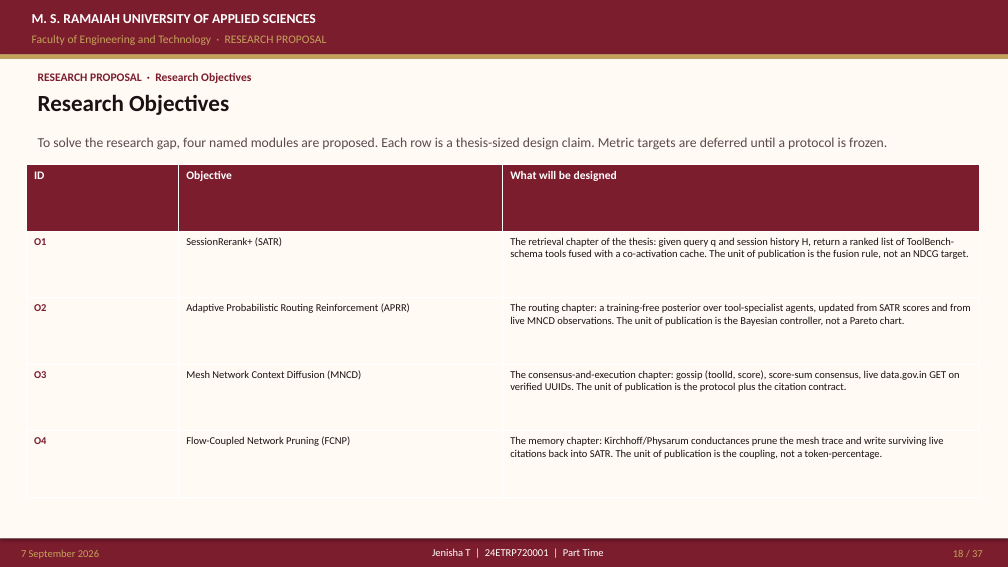
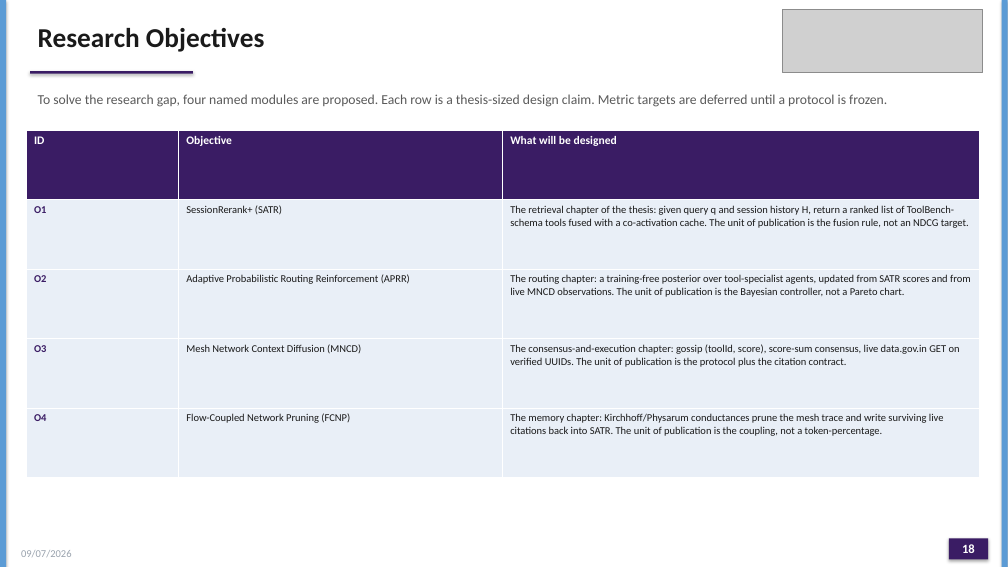
Before and after one commit to joyjeni/phd-agentic-ai-master, a slide deck: slide 18 of ACRS_PhD_Proposal_JenishaT_24ETRP720001.pptx. Drawn at 1008x567 pixels with LibreOffice and Linux fonts; fonts in the diff are those of the drawing; grey boxes stand for pictures. Boxes give left, top, right and bottom in pixels: in the first picture for what was removed or moved away, otherwise in the second. Text is boxed around its words. In the diff, an @@ line names an element or a change of style, - is before the commit and + after.

```diff
--- a/ACRS_PhD_Proposal_JenishaT_24ETRP720001.pptx
+++ b/ACRS_PhD_Proposal_JenishaT_24ETRP720001.pptx
@@ rectangle removed at (x1=0, y1=0, x2=1008, y2=54) @@
@@ rectangle added at (x1=0, y1=0, x2=6, y2=567), fill #5B9BD5 @@
@@ text "Research Objectives" moved from (x1=38, y1=94, x2=229, y2=115) to (x1=38, y1=28, x2=264, y2=52) @@
@@ text "Research Objectives" at (x1=38, y1=28, x2=264, y2=52): size 22 to 26 pt, text colour #1A1214 to #1A1A1A @@
@@ text removed at (x1=32, y1=14, x2=316, y2=23) @@
-M. S. RAMAIAH UNIVERSITY OF APPLIED SCIENCES
@@ picture added at (x1=783, y1=9, x2=983, y2=73) @@
@@ rectangle added at (x1=1002, y1=0, x2=1008, y2=567), fill #5B9BD5 @@
@@ rectangle removed at (x1=0, y1=54, x2=1008, y2=59) @@
@@ rectangle removed at (x1=0, y1=59, x2=1008, y2=538) @@
@@ text removed at (x1=32, y1=35, x2=326, y2=45) @@
-Faculty of Engineering and Technology · RESEARCH PROPOSAL
@@ text "To solve the research gap, ..." moved from (x1=38, y1=137, x2=887, y2=150) to (x1=38, y1=94, x2=887, y2=107) @@
@@ text "To solve the research gap, ..." at (x1=38, y1=94, x2=887, y2=107): text colour #5C4A4E to #5A5A5A @@
@@ rectangle added at (x1=30, y1=71, x2=193, y2=74), fill #3A1C64 @@
@@ text removed at (x1=38, y1=73, x2=251, y2=83) @@
-RESEARCH PROPOSAL · Research Objectives
@@ table at (x1=26, y1=130, x2=979, y2=478) @@
@@ fill #7C1D2E to #3A1C64 in row 1 @@
@@ fill #FFFAF3 to #E9EFF7 in 12 cells @@
@@ text colour #7C1D2E to #3A1C64 in "O1", "O2", "O3", "O4" @@
@@ text colour #1A1214 to #1A1A1A @@
@@ table resized from (x1=26, y1=165, x2=979, y2=498) to (x1=26, y1=130, x2=979, y2=478) @@
@@ rectangle removed at (x1=0, y1=538, x2=1008, y2=567) @@
@@ rectangle added at (x1=949, y1=538, x2=988, y2=560), fill #3A1C64 @@
@@ text at (x1=21, y1=550, x2=72, y2=557): text changed; text colour #C4A35A to #9AA3AE @@
-7 September 2026
+09/07/2026
@@ text removed at (x1=432, y1=548, x2=604, y2=556) @@
-Jenisha T | 24ETRP720001 | Part Time
@@ page number at (x1=962, y1=544, x2=975, y2=553): text changed; size 10 to 12 pt; text colour #C4A35A to #FFFFFF; bold on @@
-18 / 37
+18
```
Also in this commit, not shown: 36 other slides changed, 41 other files.
